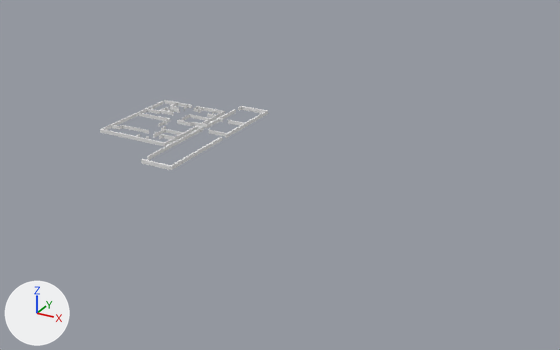
An edit to the Blender file Scenarios/Huldra/Huldra.blend, drawn before and after from the same camera.
Rendered twice from a camera (50 mm lens) standing at (90.3, -156.7, 76.8) and looking at (3.0, 2.1, -2.6). Lighting does not change. The marker at lower left points along +X, +Y and +Z.

In view in the first picture: 'Walls Center'.
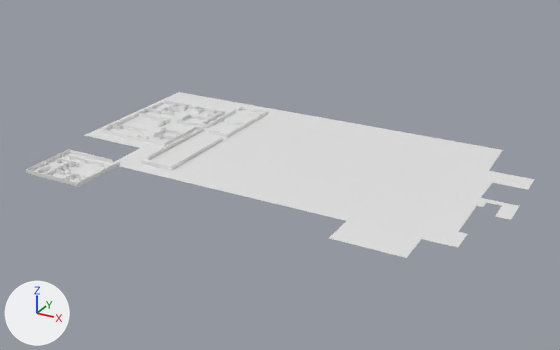
Boxes (x1, y1, x2, y2) around the edits, measured in the pictures (560 x 350 px):
'Floor', shown: after (32, 92, 535, 258)
'LivingQuearterWalls', added: after (25, 149, 120, 187)

The change in detail:
Mesh me_cube_001 is new.
It has 320 vertices, 314 faces and spans x -16.0..1.0, y -14.3..1.0, z 0.0..1.0.
Object 'Floor' (ob_floor) is now shown.
Object 'LivingQuearterWalls' (ob_livingquearterwalls) is new; it shows me_cube_001.
Its location is (-33.8, -18.0, 0.0).
